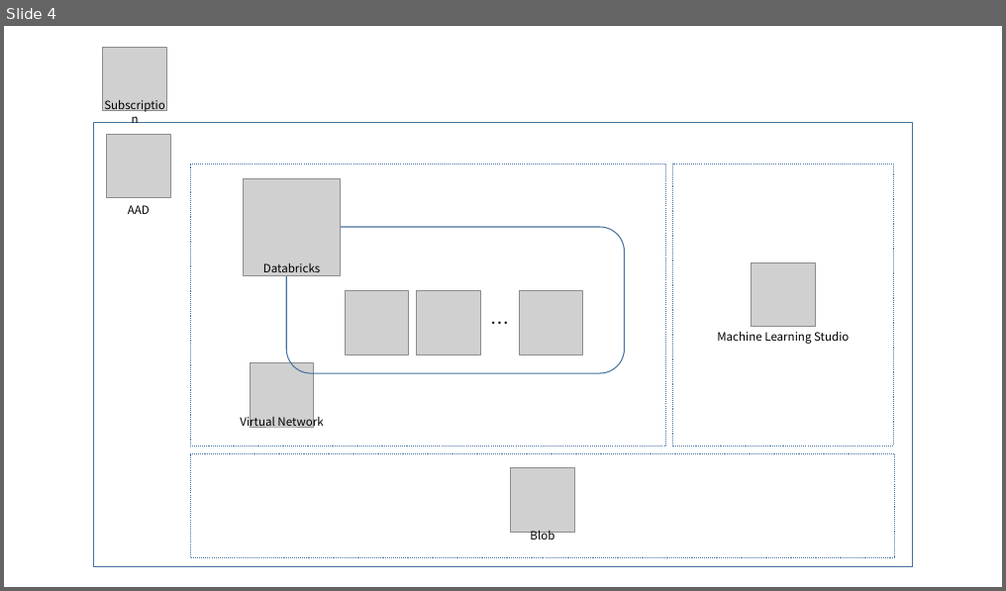
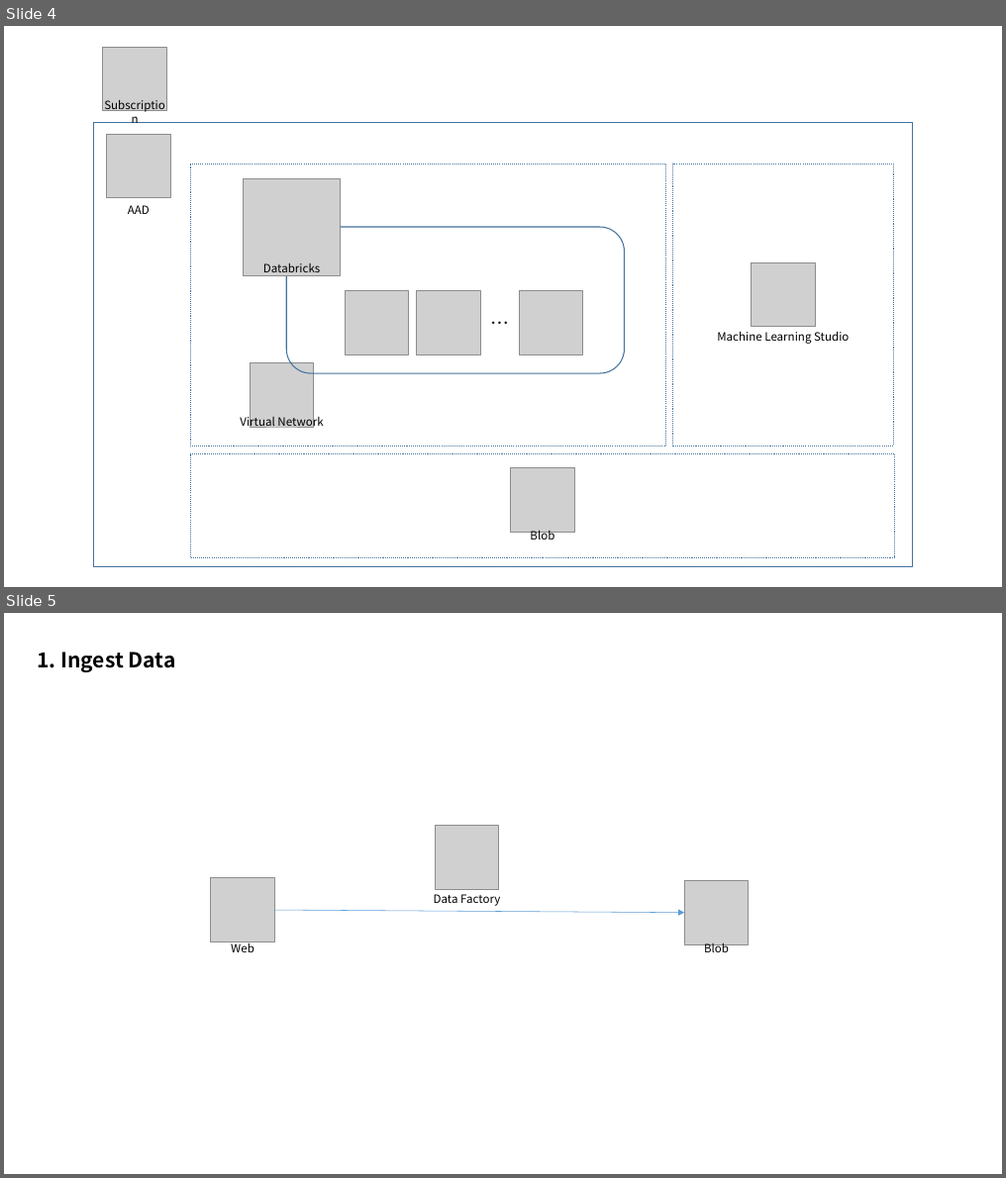
Before and after one commit to xlegend1024/az-cloudscale-adv-analytics, a slide deck: Architecture/az-databricks-hol-arch.pptx. Shown one above the other, each under a label of ours: slide 4 before the commit, slides 4 and 5 after it. The pictures are 1006x591 and 1006x1178 pixels, drawn with LibreOffice and Linux fonts; fonts in the diff are those of the drawing; grey boxes stand for pictures. Boxes give left, top, right and bottom in pixels: in the first picture for what was removed or moved away, otherwise in the second. Text is boxed around its words. In the diff, an @@ line names an element or a change of style, - is before the commit and + after.

```diff
--- a/Architecture/az-databricks-hol-arch.pptx
+++ b/Architecture/az-databricks-hol-arch.pptx
@@ slide 5 added at (x1=4, y1=613, x2=1002, y2=1174), background #FFFFFF @@
@@ title added at (x1=37, y1=652, x2=176, y2=672), 20 pt, text #000000, bold @@
+1. Ingest Data
@@ picture added at (x1=436, y1=826, x2=499, y2=889) @@
@@ picture added at (x1=211, y1=878, x2=274, y2=942) @@
@@ text added at (x1=434, y1=894, x2=500, y2=906), 11 pt, text #000000 @@
+Data Factory
@@ picture added at (x1=684, y1=881, x2=748, y2=945) @@
@@ arrow added from (275, 910) to (684, 912), #5B9BD5 0.5 pt @@
@@ text added at (x1=231, y1=941, x2=254, y2=953), 11 pt, text #000000 @@
+Web
@@ text added at (x1=704, y1=944, x2=729, y2=957), 11 pt, text #000000 @@
+Blob
```
Also in this commit, not shown: 3 other files.
